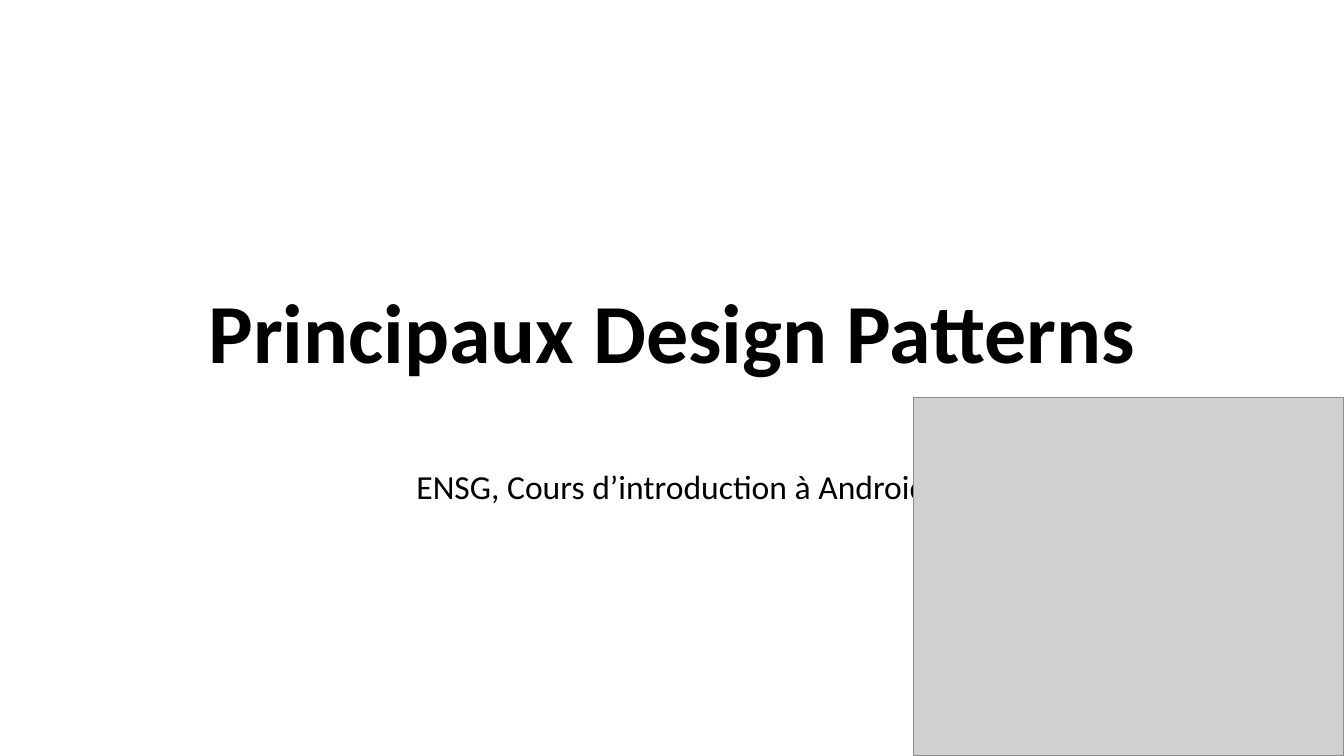
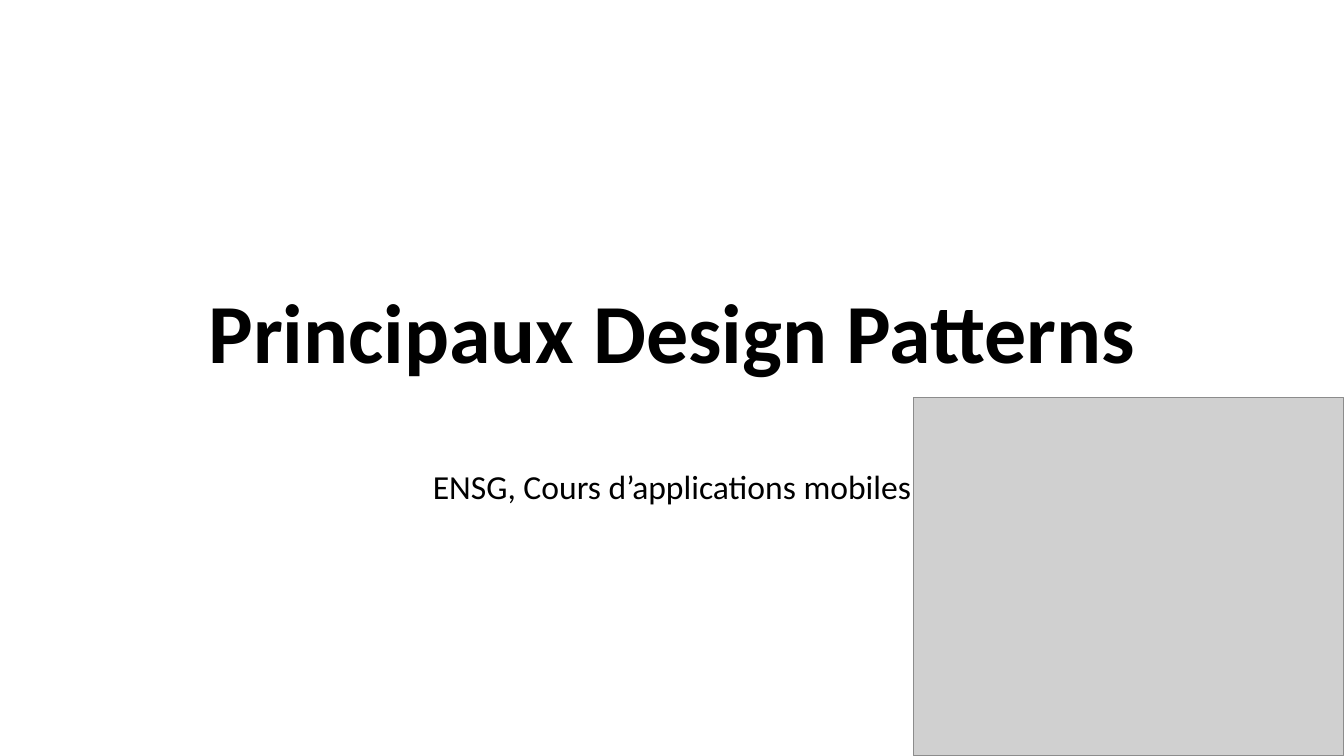
Before and after one commit to VSasyan/AndroidENSG, a slide deck: slide 1 of 0_ressources/design_patterns.pptx. Drawn at 1344x756 pixels with LibreOffice and Linux fonts; fonts in the diff are those of the drawing; grey boxes stand for pictures. Boxes give left, top, right and bottom in pixels: in the first picture for what was removed or moved away, otherwise in the second. Text is boxed around its words. In the diff, an @@ line names an element or a change of style, - is before the commit and + after.

```diff
--- a/0_ressources/design_patterns.pptx
+++ b/0_ressources/design_patterns.pptx
@@ subtitle at [433, 475, 911, 505]: text changed @@
-ENSG, Cours d’introduction à Android
+ENSG, Cours d’applications mobiles
```
Also in this commit, not shown: 31 other files.
